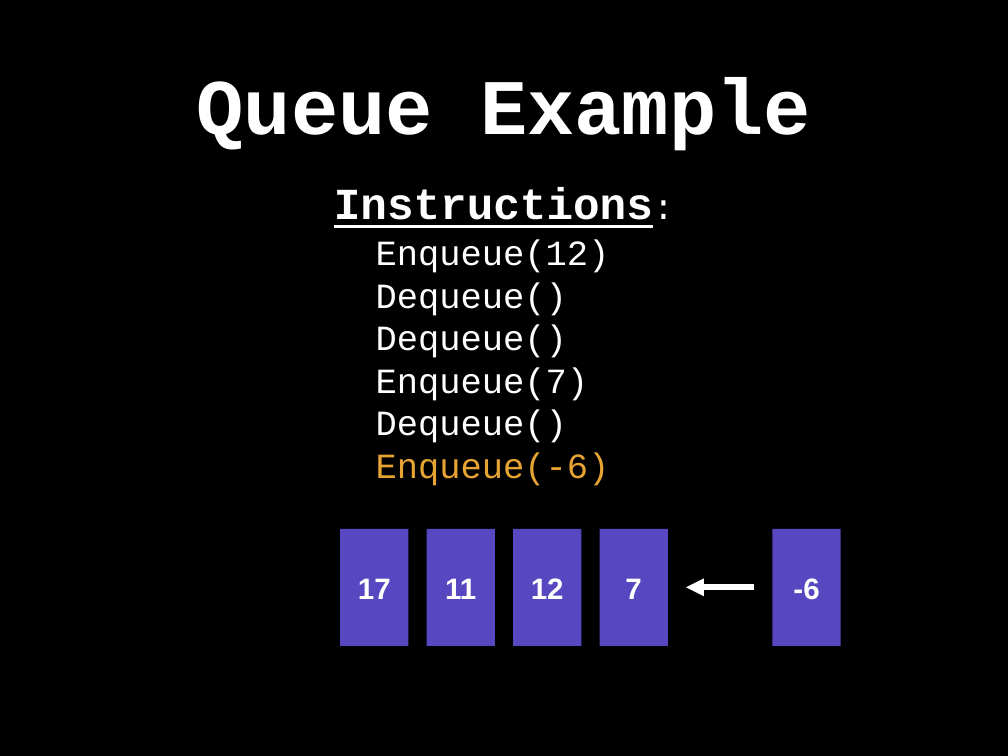
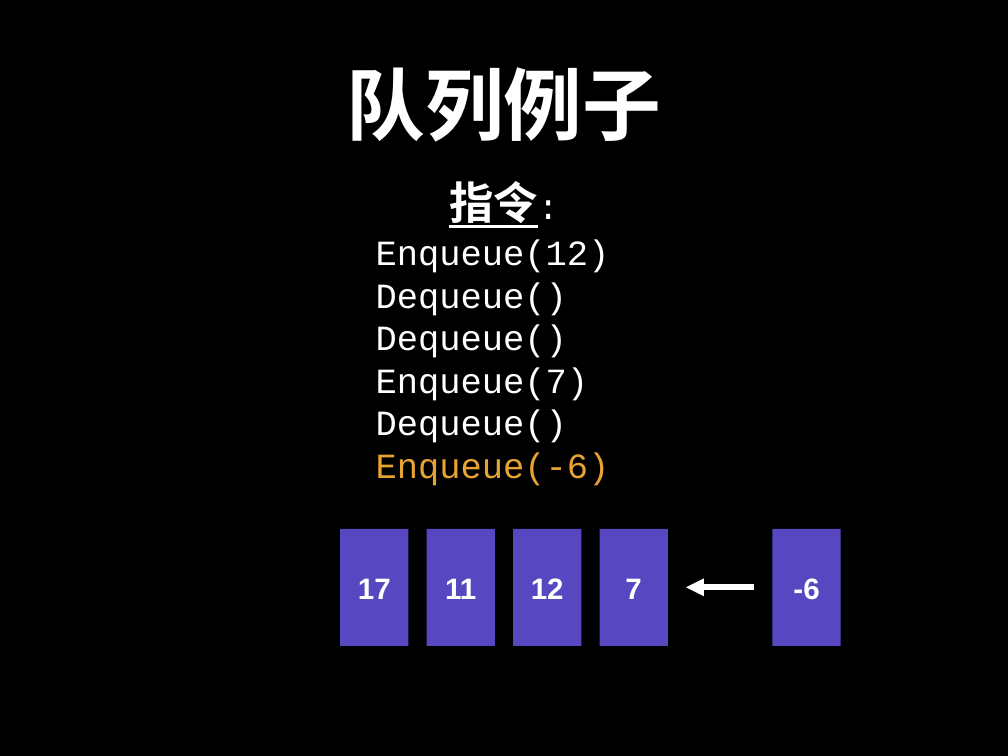
Before and after one commit to spring2go/Algorithms, a slide deck: slide 19 of slides/datastructures/queue/Queue.pptx. Drawn at 1008x756 pixels with LibreOffice and Linux fonts; fonts in the diff are those of the drawing. Boxes give left, top, right and bottom in pixels: in the first picture for what was removed or moved away, otherwise in the second. Text is boxed around its words. In the diff, an @@ line names an element or a change of style, - is before the commit and + after.

Commit message:
add queue skeleton code

```diff
--- a/slides/datastructures/queue/Queue.pptx
+++ b/slides/datastructures/queue/Queue.pptx
@@ title at <box>346,67,661,142</box>: text changed @@
-Queue Example
+队列例子
@@ text at <box>449,181,538,228</box>: text changed @@
-Instructions:
+指令:
```
Also in this commit, not shown: 37 other slides changed, 5 slides added, 4 slides removed, 3 other files.
